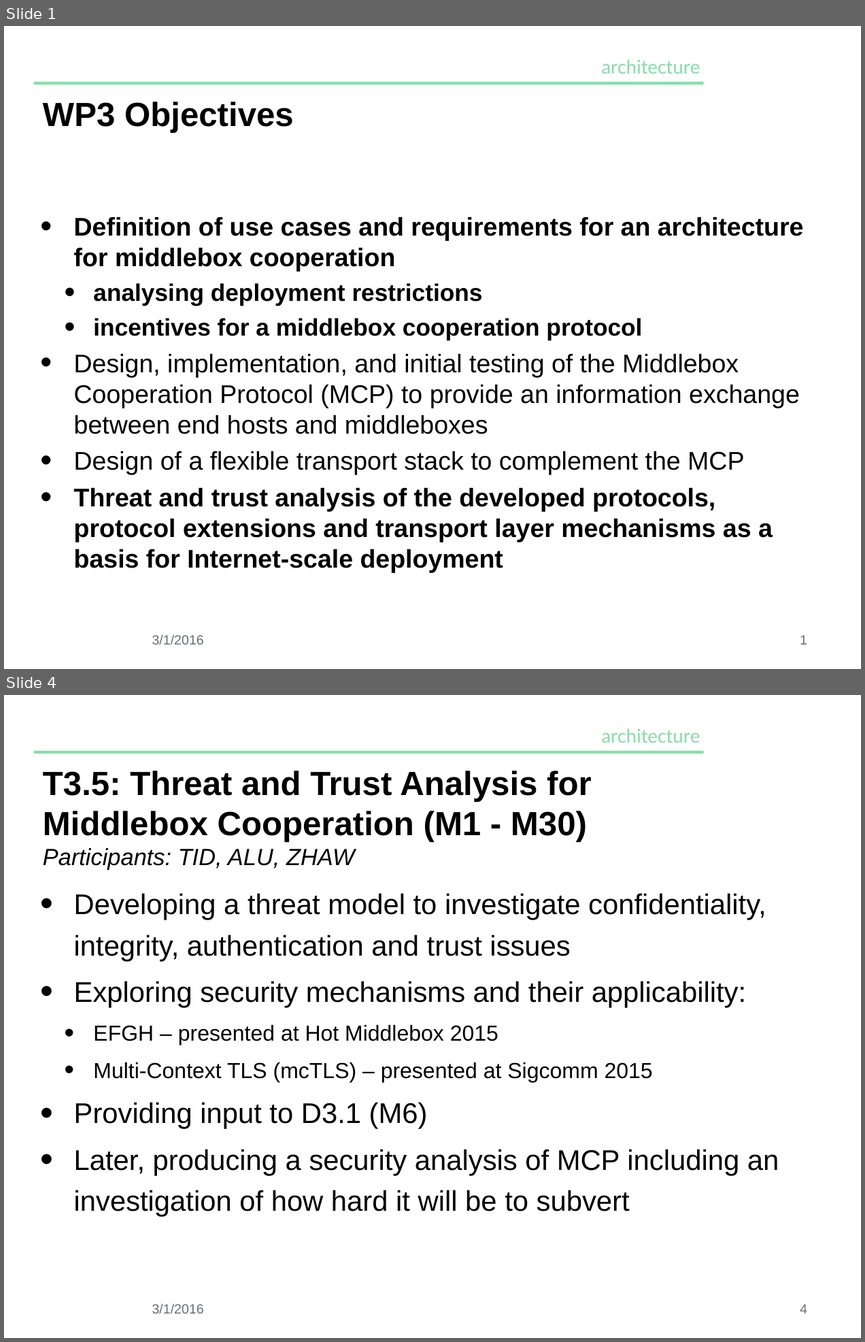
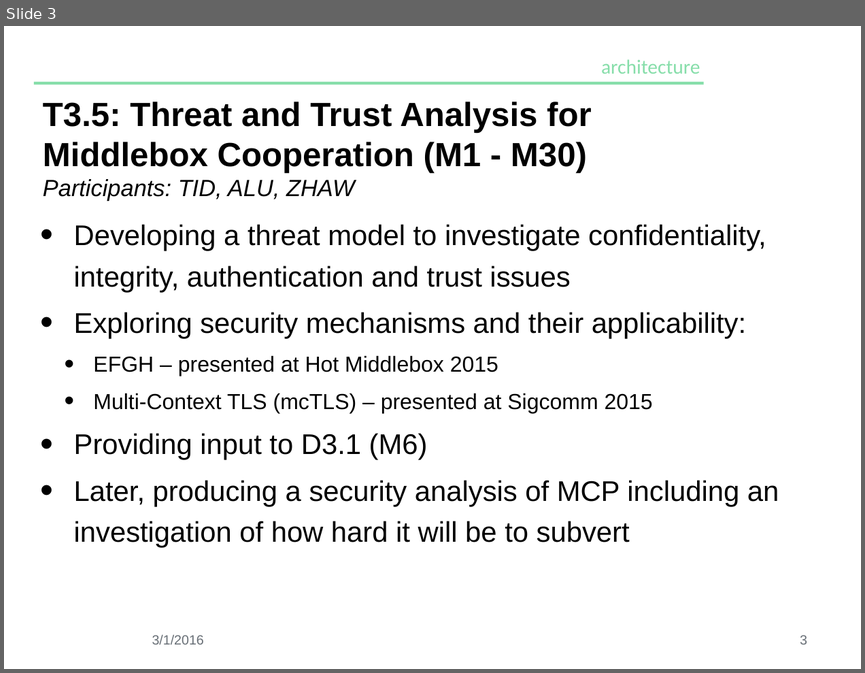
Before and after one commit to mami-project/roadshows, a slide deck: kickoff/wp3-eu-summary.pptx. Shown one above the other, each under a label of ours: slides 1 and 4 before the commit, slide 3 after it; the slides between them are not shown. The pictures are 865x1342 and 865x673 pixels, drawn with LibreOffice and Linux fonts; fonts in the diff are those of the drawing; background and template pictures are left out. Boxes give left, top, right and bottom in pixels: in the first picture for what was removed or moved away, otherwise in the second. Text is boxed around its words. In the diff, an @@ line names an element or a change of style, - is before the commit and + after.

```diff
--- a/kickoff/wp3-eu-summary.pptx
+++ b/kickoff/wp3-eu-summary.pptx
@@ slide 1 removed at <box>4,26,861,669</box>, background #FFFFFF; not listed: 2 template elements that a slide beside it also shows @@
@@ title removed at <box>43,101,294,133</box> @@
-WP3 Objectives
@@ text removed at <box>74,216,804,573</box> @@
-• Definition of use cases and requirements for an architecture for middlebox cooperation
-  • analysing deployment restrictions
-  • incentives for a middlebox cooperation protocol
-• Design, implementation, and initial testing of the Middlebox Cooperation Protocol (MCP) to provide an information exchange between end hosts and middleboxes
-• Design of a flexible transport stack to complement the MCP
-• Threat and trust analysis of the developed protocols, protocol extensions and transport layer mechanisms as a basis for Internet-scale deployment
@@ text removed at <box>152,634,204,644</box> @@
-3/1/2016
@@ page number removed at <box>800,635,807,644</box> @@
-1
@@ what was slide 4 is now slide 3 @@
@@ page number at <box>800,635,807,644</box>: text changed @@
-4
+3
```
Also in this commit, not shown: 1 slide changed, 1 slide added, 1 other slide removed, 1 other file.
